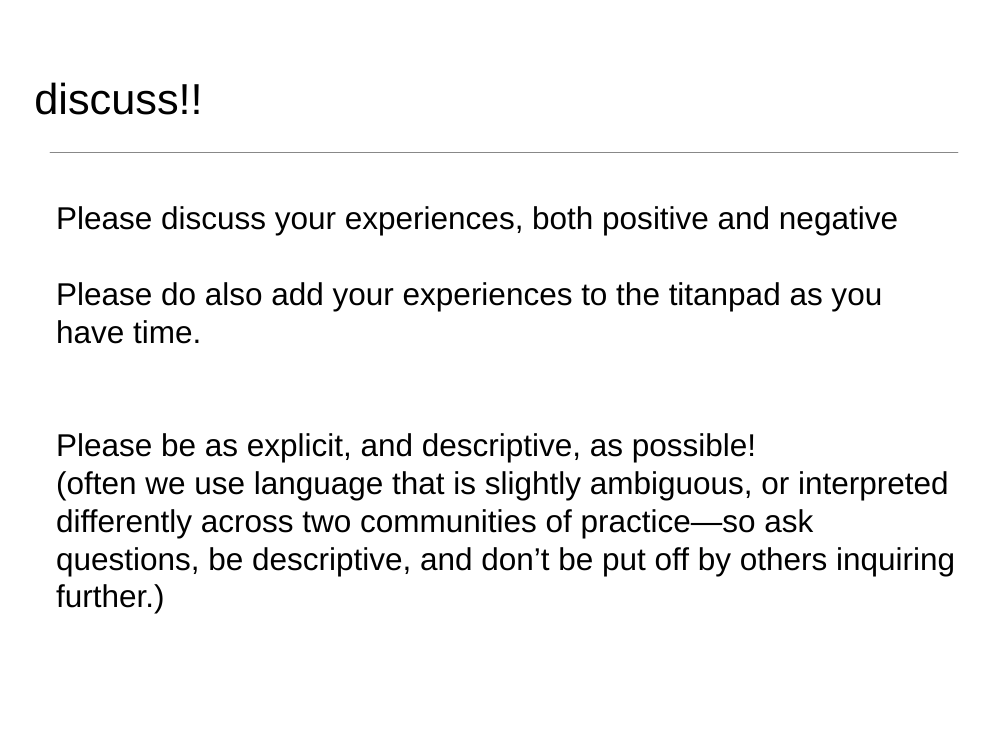
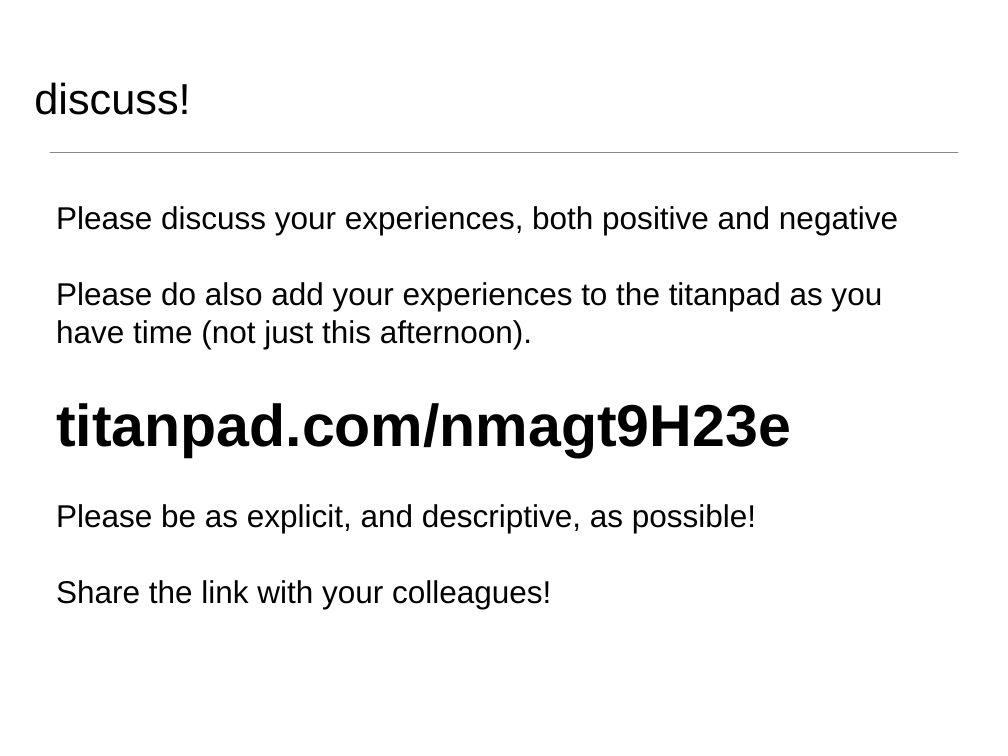
Before and after one commit to ESIPFed/toolmatch-ontology, a slide deck: slide 16 of 2016ESIPSprint/ToolMatch_Sprint_ESIPSummer2016_v2.pptx (slide 18 before the commit). Drawn at 1008x756 pixels with LibreOffice and Linux fonts; fonts in the diff are those of the drawing; background and template pictures are left out. Boxes give left, top, right and bottom in pixels: in the first picture for what was removed or moved away, otherwise in the second. Text is boxed around its words. In the diff, an @@ line names an element or a change of style, - is before the commit and + after.

Commit message:
updated slides

```diff
--- a/2016ESIPSprint/ToolMatch_Sprint_ESIPSummer2016_v2.pptx
+++ b/2016ESIPSprint/ToolMatch_Sprint_ESIPSummer2016_v2.pptx
@@ title at [34,82,190,115]: text changed @@
-discuss!!
+discuss!
@@ text at [56,282,882,457]: text changed @@
-Please do also add your experiences to the titanpad as you have time.
+Please do also add your experiences to the titanpad as you have time (not just this afternoon).
+titanpad.com/nmagt9H23e
@@ text at [56,580,551,609]: text changed @@
-(often we use language that is slightly ambiguous, or interpreted differently across two communities of practice—so ask questions, be descriptive, and don’t be put off by others inquiring further.)
+Share the link with your colleagues!
```
Also in this commit, not shown: 6 other slides changed, 4 slides removed.
